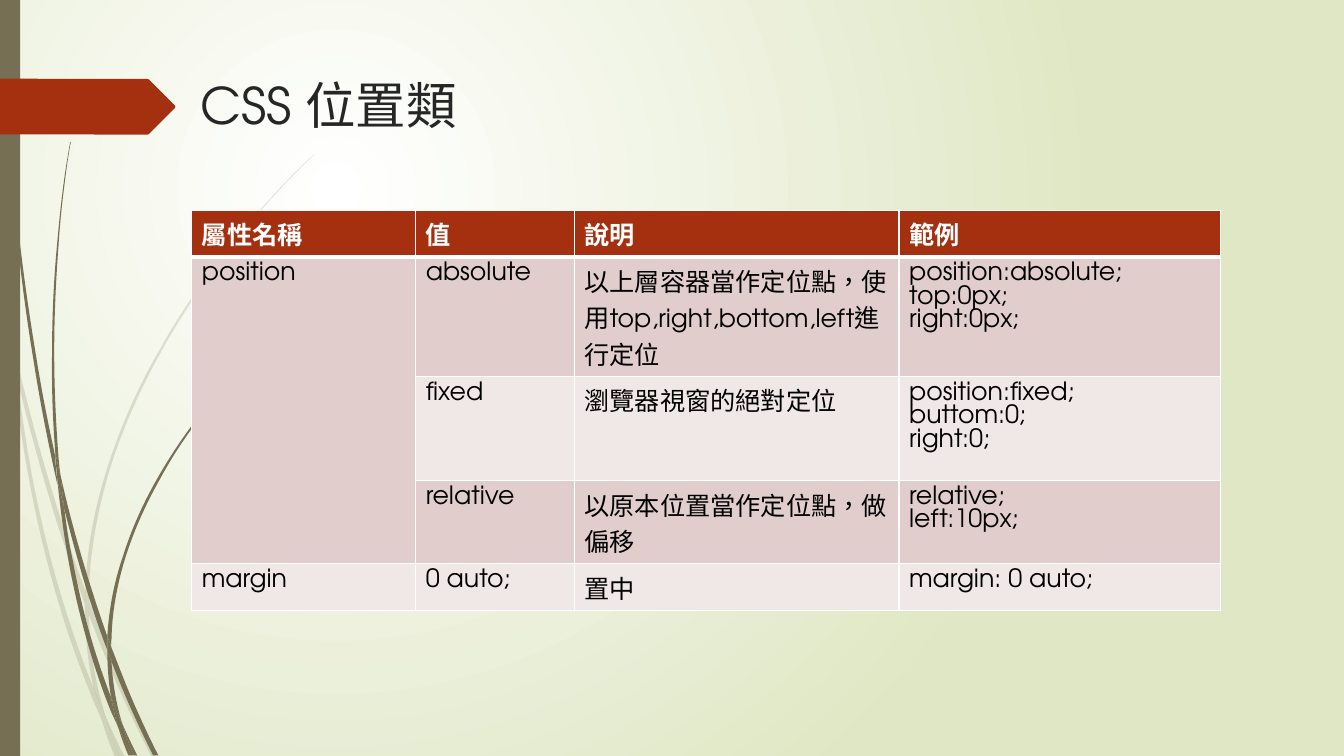
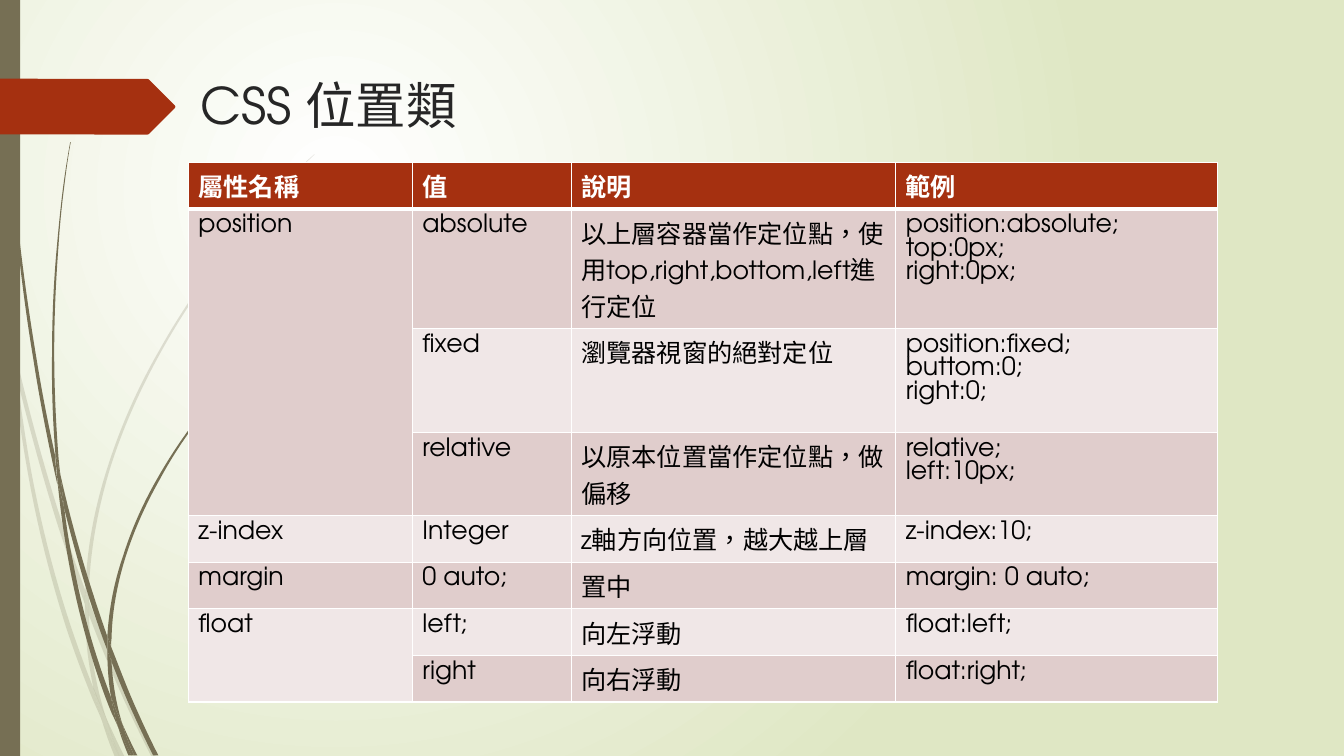
Before and after one commit to LezardYeh/f2e-ccu-speech, a slide deck: slide 31 of f2e.pptx. Drawn at 1344x756 pixels with LibreOffice and Linux fonts; fonts in the diff are those of the drawing. Boxes give left, top, right and bottom in pixels: in the first picture for what was removed or moved away, otherwise in the second. Text is boxed around its words. In the diff, an @@ line names an element or a change of style, - is before the commit and + after.

```diff
--- a/f2e.pptx
+++ b/f2e.pptx
@@ table at bbox=[189, 162, 1218, 700] @@
+row 5: z-index | Integer | z軸方向位置，越大越上層 | z-index:10;
+row 7: float | left; | 向左浮動 | float:left;
+row 8:  | right | 向右浮動 | float:right;
@@ table: place and size @@
-table at bbox=[192, 211, 1221, 625]
+table at bbox=[189, 162, 1218, 700]
```
Also in this commit, not shown: 2 other slides changed.
